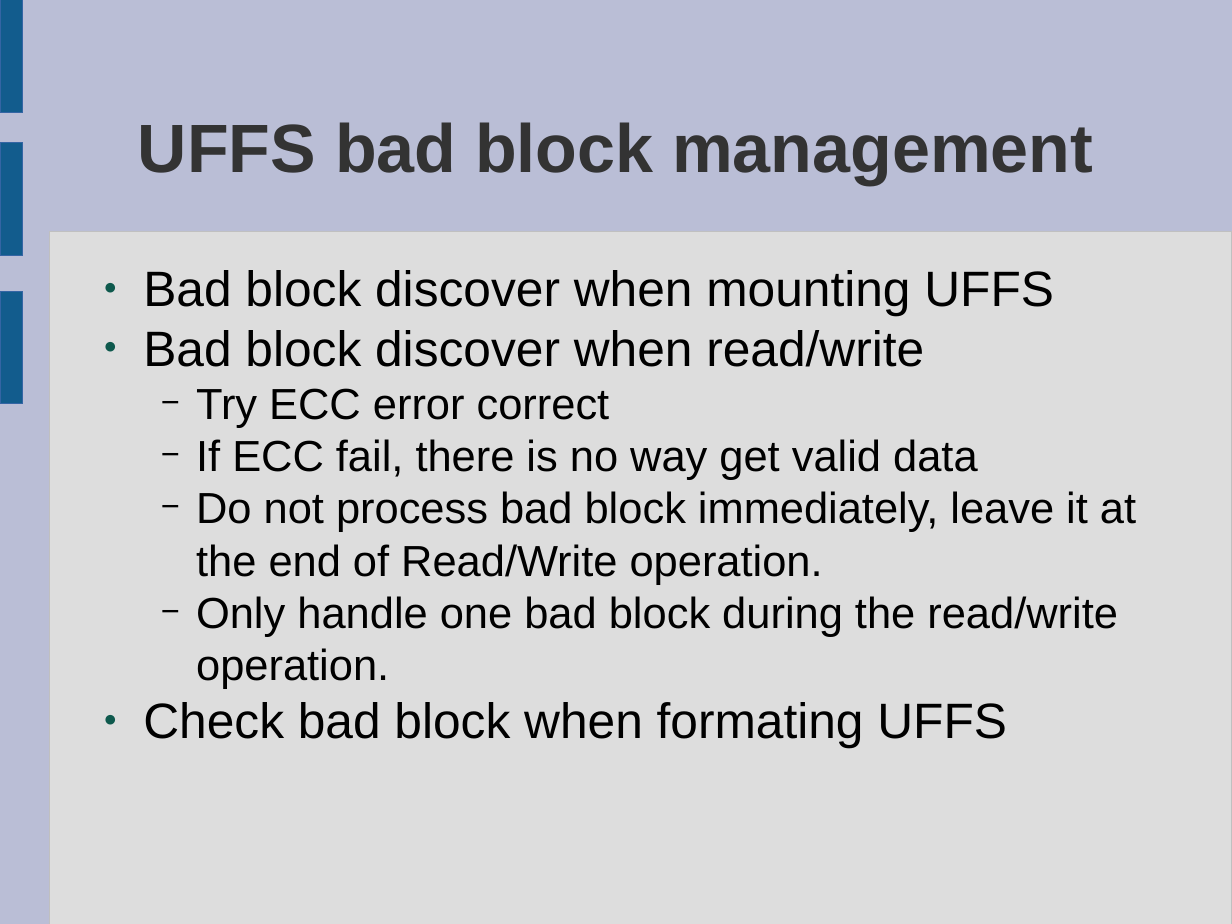
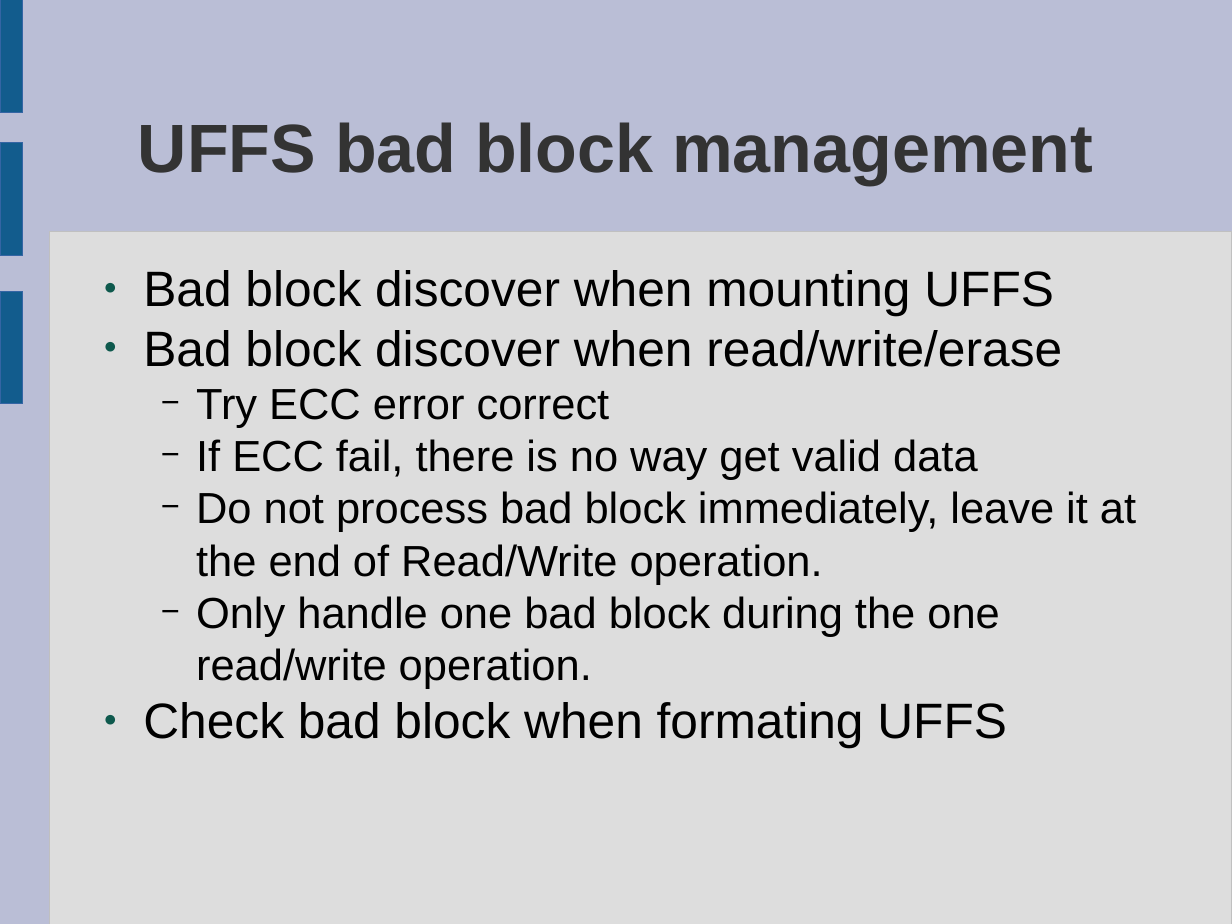
Before and after one commit to rickyzheng/uffs, a slide deck: slide 23 of doc/Understanding UFFS.odp. Drawn at 1232x924 pixels with LibreOffice and Linux fonts; fonts in the diff are those of the drawing. Boxes give left, top, right and bottom in pixels: in the first picture for what was removed or moved away, otherwise in the second. Text is boxed around its words. In the diff, an @@ line names an element or a change of style, - is before the commit and + after.

```diff
--- a/doc/Understanding UFFS.odp
+++ b/doc/Understanding UFFS.odp
@@ text at box(143, 330, 1062, 367): text changed @@
-● Bad block discover when read/write
+● Bad block discover when read/write/erase
@@ text at box(196, 596, 999, 689): text changed @@
-  − Only handle one bad block during the read/write operation.
+  − Only handle one bad block during the one read/write operation.
```
Also in this commit, not shown: 12 other slides changed, 1 other file.
